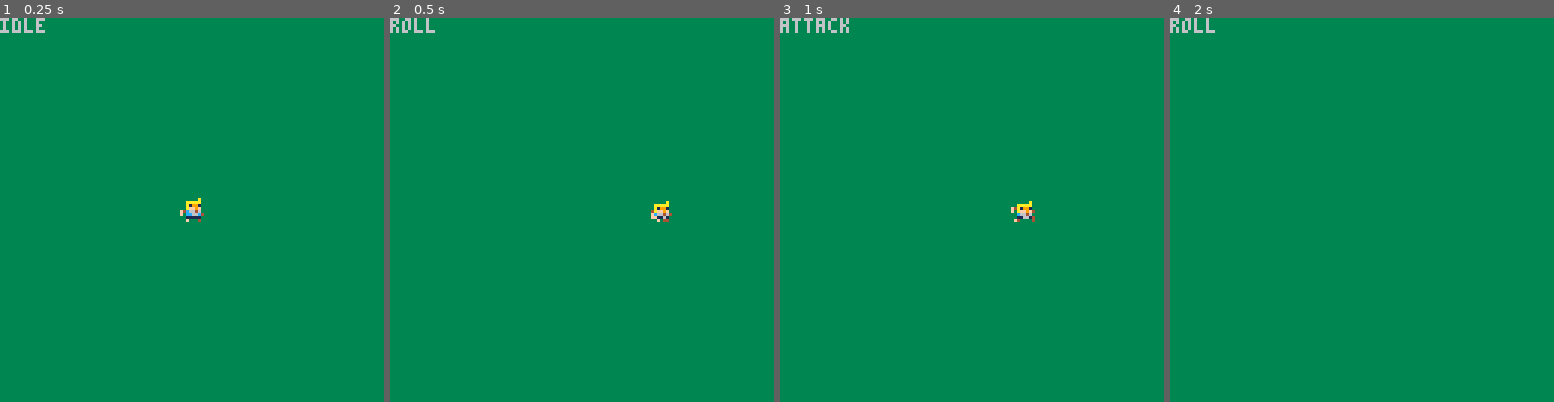
Above: before the commit, frames 1-4 (left to right).
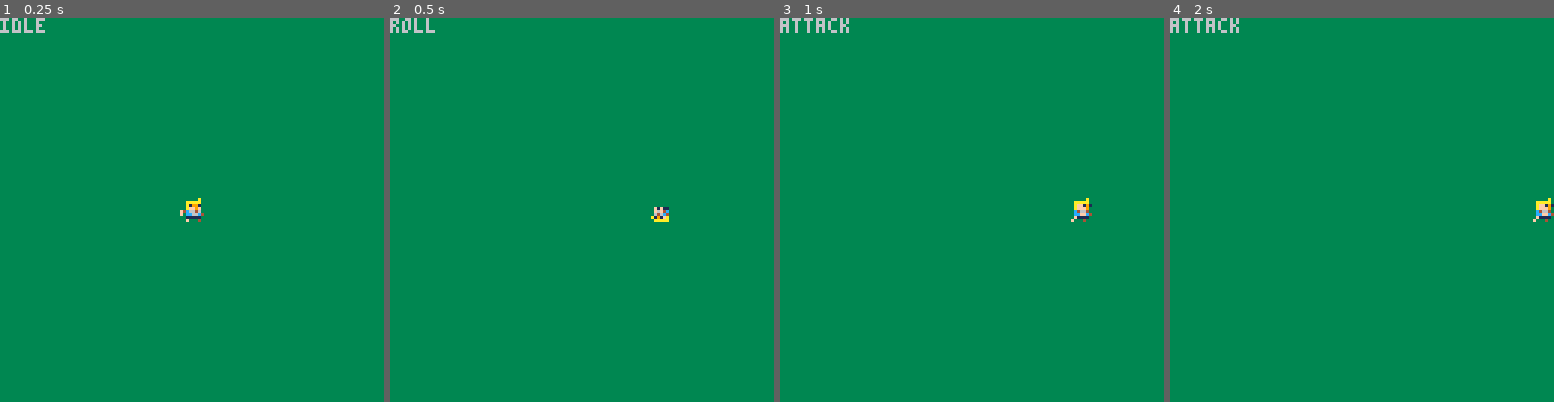
Above: after the commit, the same moments.

Repository: yuwangyu-Hub/pico8arpg
Game: PICO-8 cartridge arpg.p8
Same seed, same stepped clock (60 frames per second), same inputs: the game is played once before the commit and once after it.
Inputs:
- Up to frame 1 (0.25 s): no input
- Up to frame 2 (0.5 s): tap X (X key) at 0.33 s
- Up to frame 3 (1 s): tap O (Z key) at 0.7 s
- Up to frame 4 (2 s): tap X (X key) at 1.07, 1.85 s; hold Right from 1.6 s (still down); tap O (Z key) at 1.7 s

Frame 1 is identical in both runs. In frame 2, 0.2% of the frame differs, in the area x 67-74%, y 47-54%; in frame 3, 0.4%; in frame 4, 0.5%, in the area x 1-100%, y 0-54%.

Commit message:
优化主角控制代码减少令牌

Diff:
--- a/arpg.p8
+++ b/arpg.p8
@@ -10,7 +10,7 @@
 #include paeffects.lua
 
 
---oorun
+--1174
 
 
 __gfx__
--- a/main.lua
+++ b/main.lua
@@ -29,7 +29,7 @@
 	wy.roll_t=0
 	wy.att_t=0
 
-	wy.aniframe=2
+	wy.aniframe=wy.animsprs.idle
 	--精灵动画的表
 	wy.animsprs={
 		idle=2,
@@ -59,8 +59,8 @@
 		--draweapon(wy)
 	end
 
-	--动画播放
-	wy_anim(wy)
+	--主角精灵显示
+	spr(wy.aniframe, wy.x, wy.y, 1, 1,wy.sprflip)--sb spr
 
 	print(wy.state)
 	--UI显示
--- a/role.lua
+++ b/role.lua
@@ -30,21 +30,28 @@
 
 function wyfsm()
 --检测方向
-	if not wy.roll and not wy.att then
+	if wy.state!= wy.allstate.roll and wy.state!= wy.allstate.attack then
 		input_direct_sys(wy)
 	end
-
 	--player move
 	--角色移动加成
 	wy.x+=wy.spx
 	wy.y+=wy.spy
 
+
 	if wy.state == "idle" then--------------------------------------------------------------idle
 		if wy.dire!=0 then
 			wy.state=wy.allstate.move
 		end
 		wy.rollspeed=8
+
+		--动画
+		wy.aniframe= wy.animsprs.idle
+		wy.move_t=0
+
+
 	elseif wy.state == "move" then----------------------------------------------------------move
+
 		--移动的方向归一化
 		if wy.dire==2 or  wy.dire==4 or wy.dire==6 or wy.dire==8 then
 			wy.speed=sqrt(1.3*1.3/2)
@@ -53,69 +60,48 @@
 		end
 
 		move(wy)
-
 		if wy.dire==0 then
 			wy.state=wy.allstate.idle
 		end
+
+		--动画相关
+		wy.move_t+=0.2
+		wy.aniframe=wy.animsprs.move[ceil(wy.move_t%#wy.animsprs.move)]
+
+
 	elseif wy.state == "attack" then-------------------------------------------------------attack
-
-	elseif wy.state == "roll" then
+		wy.spx=0
+		wy.spy=0
+		if wy.dire==1 or wy.dire ==5 or wy.dire==0 then
+			wy.aniframe=wy.animsprs.attack[1]
+		elseif wy.dire==2 or wy.dire== 3 or wy.dire==4 then
+			wy.aniframe=wy.animsprs.attack[3]
+		else
+			wy.aniframe=wy.animsprs.attack[2]
+		end
+
+		wy.att_t+=0.2
+		if wy.att_t > 2 then
+			wy.att=false
+			wy.att_t=0
+			wy.state=wy.allstate.idle
+		end
+	elseif wy.state == "roll" then----------------------------------------------------------roll
 		roll(wy)
-	elseif wy.state == "hurt" then
-
-	elseif wy.state == "death" then
-
-	end
-
-end
-
---动画播放（角色、物品等）
-function wy_anim(sb)
-	local animspr= sb.animsprs.idle
-
-	--检测是否移动，播放移动动画
-	if (sb.spx!=0 or sb.spy!=0) and not sb.roll then
-		sb.move_t+=0.2
-		animspr=sb.animsprs.move[ceil(sb.move_t%#sb.animsprs.move)]
-	else
-		animspr= sb.animsprs.idle
-		sb.move_t=0
-	end
-
-	--翻滚动画
-	if sb.roll then
-		sb.roll_t+=1
-		animspr=sb.animsprs.roll[ceil(sb.roll_t%#sb.animsprs.roll)+1]
-
-		if sb.roll_t>=9 then
-			sb.roll=false
-			sb.roll_t=0
-		end
-	end
-
-
-	--攻击动画持续性
-	if sb.att then
-		sb.spx=0
-		sb.spy=0
-		if sb.dire==1 or sb.dire ==5 or sb.dire==0 then
-			animspr=sb.animsprs.attack[1]
-		elseif sb.dire==2 or sb.dire== 3 or sb.dire==4 then
-			animspr=sb.animsprs.attack[3]
-		else
-			animspr=sb.animsprs.attack[2]
-		end
-
-		sb.att_t+=0.2
-		if sb.att_t > 2 then
-			sb.att=false
-			sb.att_t=0
-			sb.aniframe=2
-		end
-	end
-
-	--精灵绘制
-	spr(animspr, sb.x, wy.y, 1, 1,wy.sprflip)--player spr
+
+		--动画相关
+		wy.roll_t+=1
+		wy.aniframe=wy.animsprs.roll[ceil(wy.roll_t%#wy.animsprs.roll)+1]
+		if wy.roll_t>=9 then
+			wy.roll=false
+			wy.roll_t=0
+			wy.state=wy.allstate.idle
+		end
+	elseif wy.state == "hurt" then-----------------------------------------------------------hurt
+
+	elseif wy.state == "death" then----------------------------------------------------------death
+
+	end
 
 end
 
@@ -126,40 +112,31 @@
 	if sb.dire==1 then
 		sb.spx=-wy.speed
 	end
-
 	if sb.dire==2 then
 		sb.spx=-wy.speed
 		sb.spy=-wy.speed
 	end
-
 	if sb.dire==3 then
 		sb.spy=-wy.speed
 	end
-
 	if sb.dire==4 then
 		sb.spx=wy.speed
 		sb.spy=-wy.speed
 	end
-
 	if sb.dire==5 then
 		sb.spx=wy.speed
 	end
-
-
 	if sb.dire==6 then
 		sb.spx=wy.speed
 		sb.spy=wy.speed
 	end
-
 	if sb.dire==7 then
 		sb.spy=wy.speed
 	end
-
 	if sb.dire==8 then
 		sb.spx=-wy.speed
 		sb.spy=wy.speed
 	end
-
 end
 
 --翻滚制作
--- a/tool.lua
+++ b/tool.lua
@@ -30,16 +30,15 @@
 		wy.dire=0
 	end
 
-
 	if btn(🅾️) then --攻击为真
 		--sb.att=true
 		wy.state=wy.allstate.attack
 	end
-
 	if btnp(❎)  then --翻滚为真
 		--sb.roll=true
 		wy.state=wy.allstate.roll
 	end
+
 end
 
 
